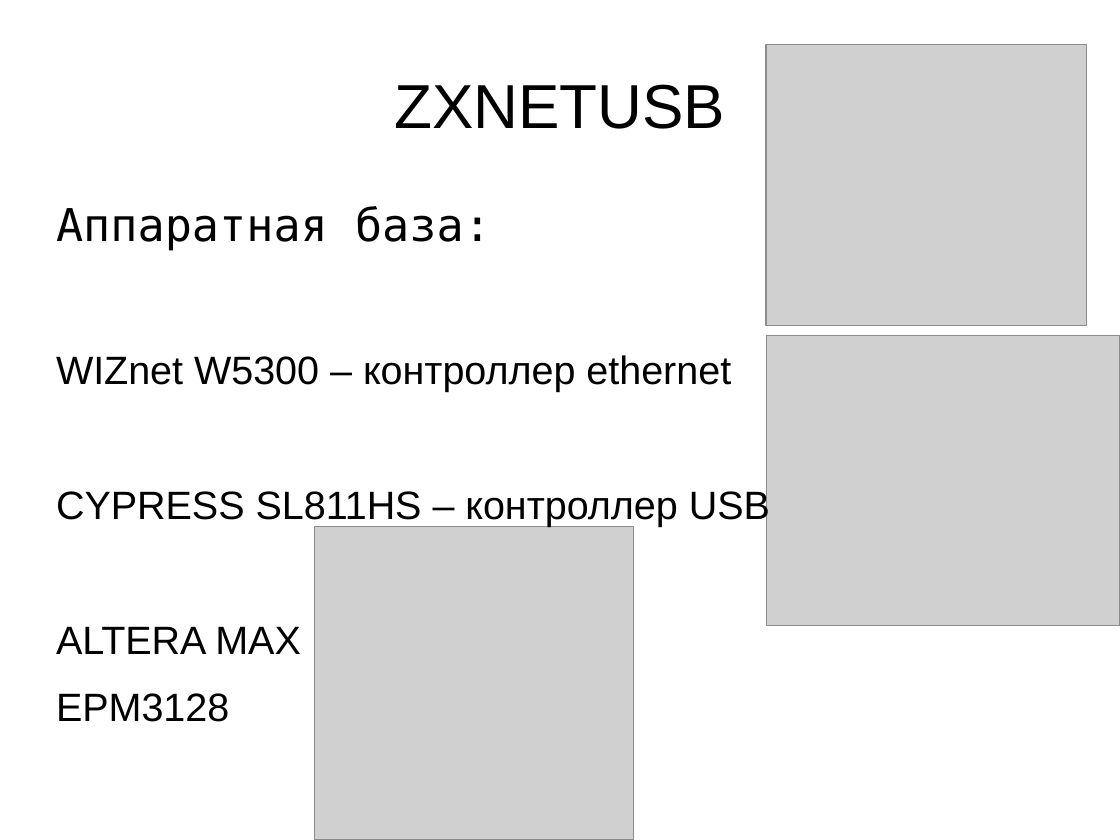
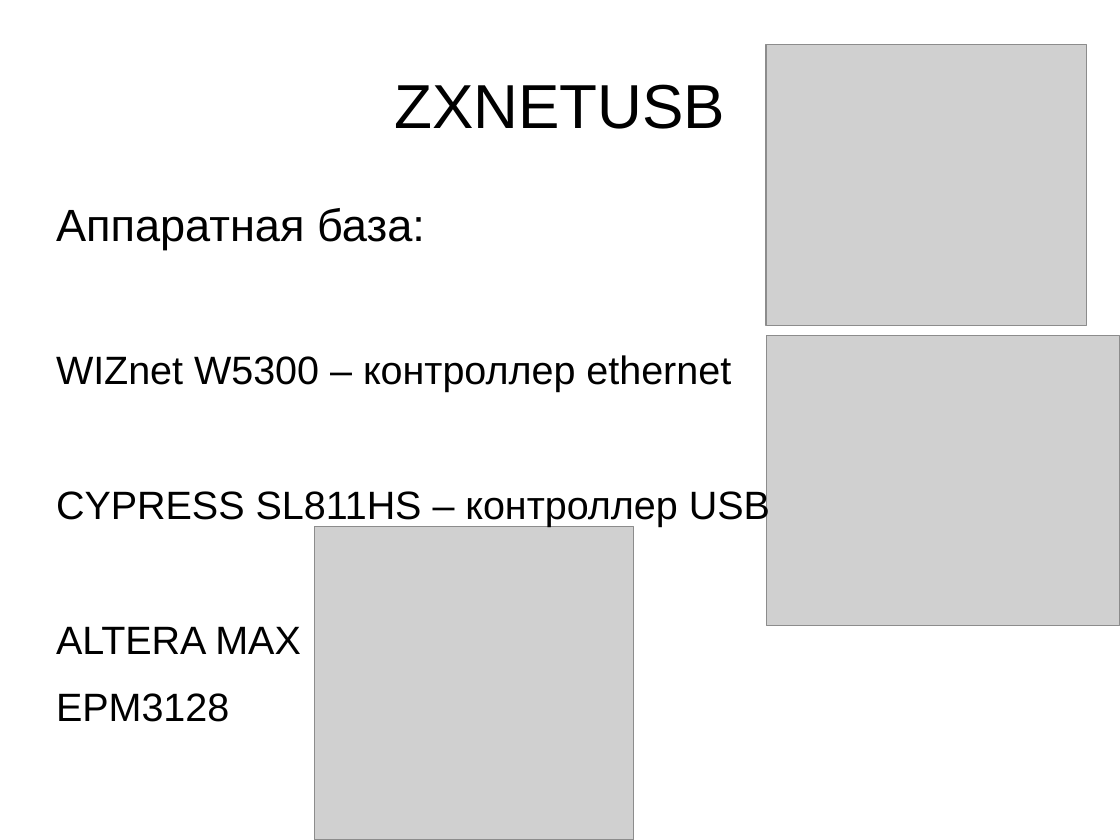
Before and after one commit to lvd2/zxnetusb, a slide deck: slide 3 of report/dh2019.odp. Drawn at 1120x840 pixels with LibreOffice and Linux fonts; fonts in the diff are those of the drawing; grey boxes stand for pictures; background and template pictures are left out. Boxes give left, top, right and bottom in pixels: in the first picture for what was removed or moved away, otherwise in the second. Text is boxed around its words. In the diff, an @@ line names an element or a change of style, - is before the commit and + after.

```diff
--- a/report/dh2019.odp
+++ b/report/dh2019.odp
@@ text at (56,208,425,250): font DejaVu Sans Mono to Arial in "Аппаратная база:" @@
```
Also in this commit, not shown: 4 other slides changed, 8 slides added, 1 slide removed.
